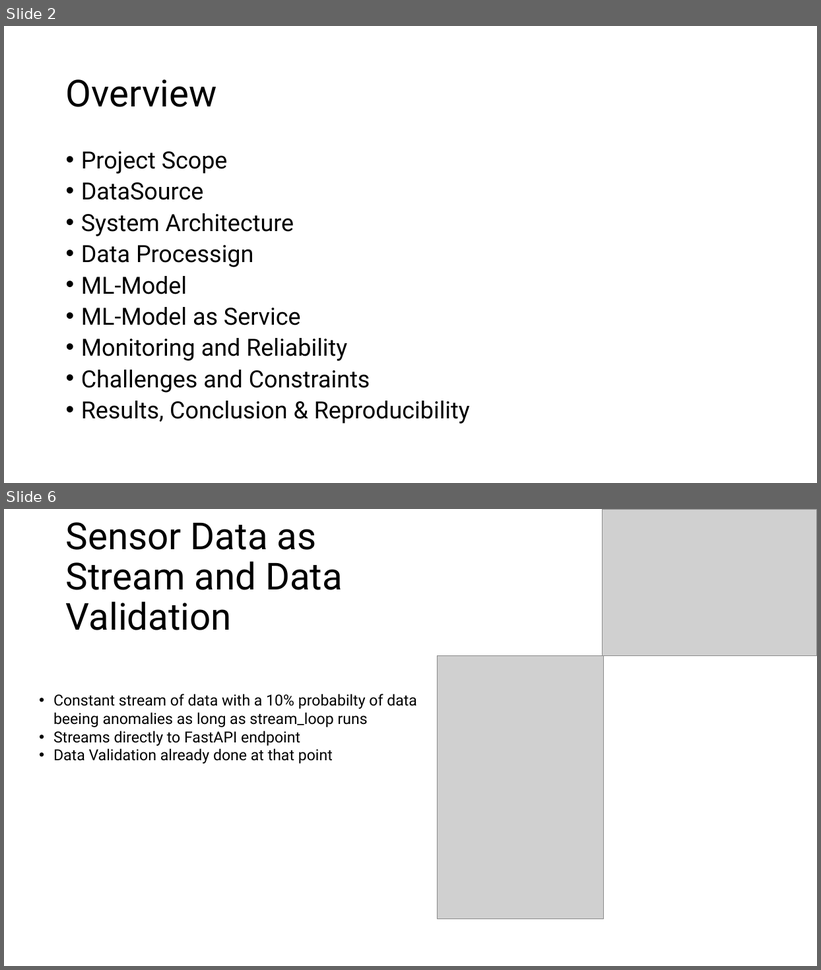
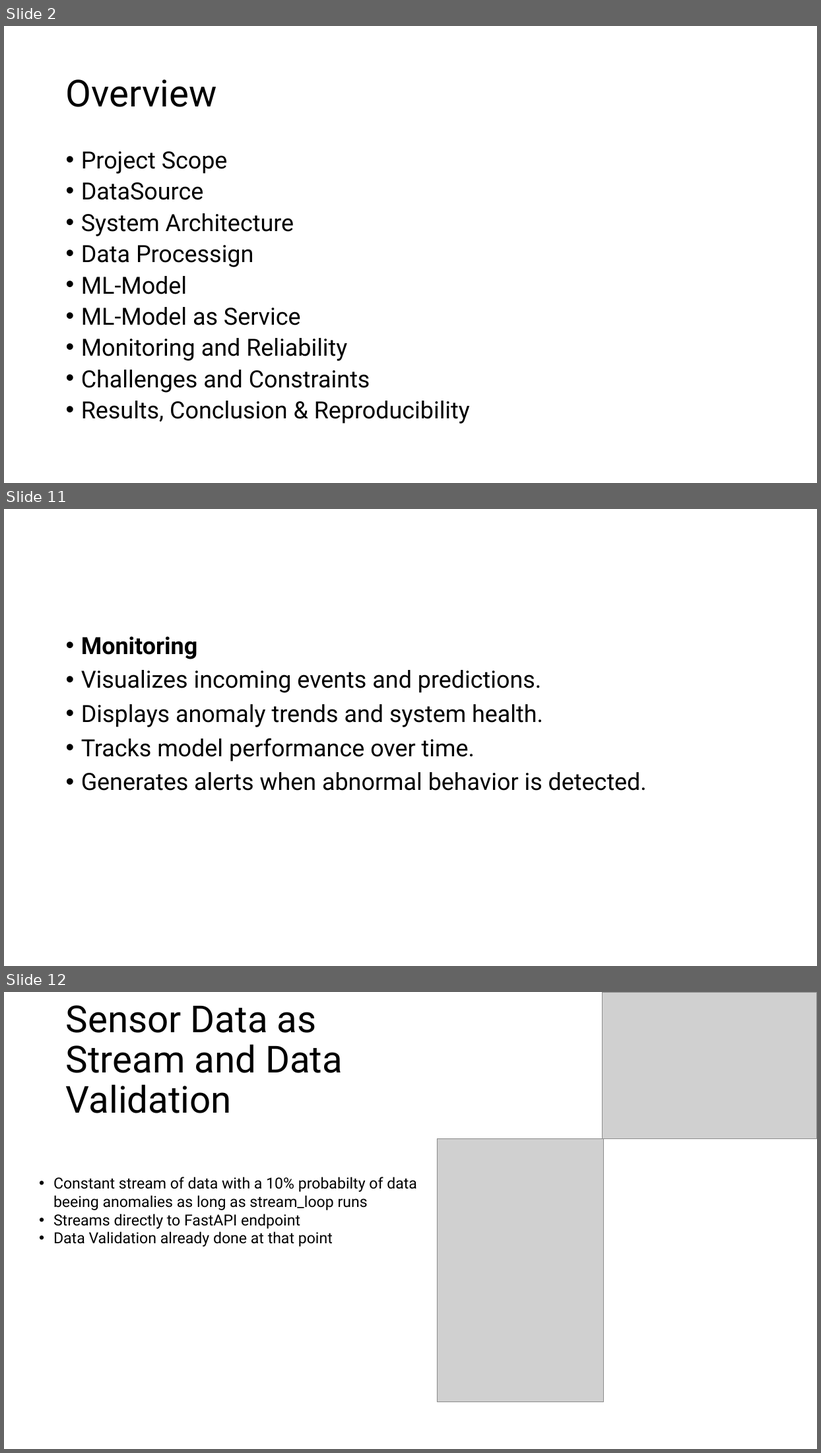
Before and after one commit to TheDauertoter/Factory_Learn, a slide deck: theblubbPP.ppt. Shown one above the other, each under a label of ours: slides 2 and 6 before the commit, slides 2, 11 and 12 after it; the slides between them are not shown. The pictures are 821x970 and 821x1453 pixels, drawn with LibreOffice and Linux fonts; fonts in the diff are those of the drawing; grey boxes stand for pictures. Boxes give left, top, right and bottom in pixels: in the first picture for what was removed or moved away, otherwise in the second. Text is boxed around its words. In the diff, an @@ line names an element or a change of style, - is before the commit and + after.

```diff
--- a/theblubbPP.ppt
+++ b/theblubbPP.ppt
@@ slide 11 added at (4, 509, 817, 966), background #FFFFFF @@
@@ text added at (81, 636, 647, 791), 28 pt, text #000000 @@
+• Monitoring
+• Visualizes incoming events and predictions.
+• Displays anomaly trends and system health.
+• Tracks model performance over time.
+• Generates alerts when abnormal behavior is detected.
@@ what was slide 6 is now slide 12 @@
```
Also in this commit, not shown: 2 slides changed, 6 other slides added, 1 slide removed.
